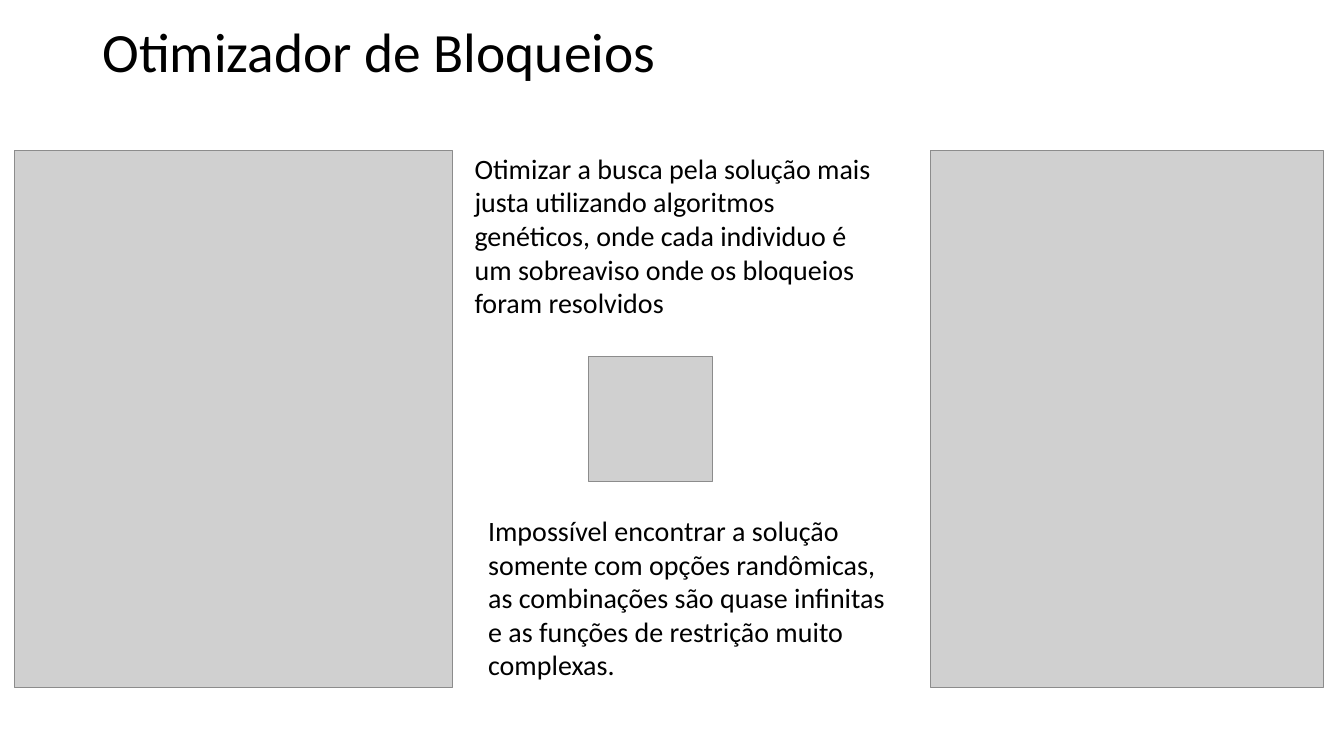
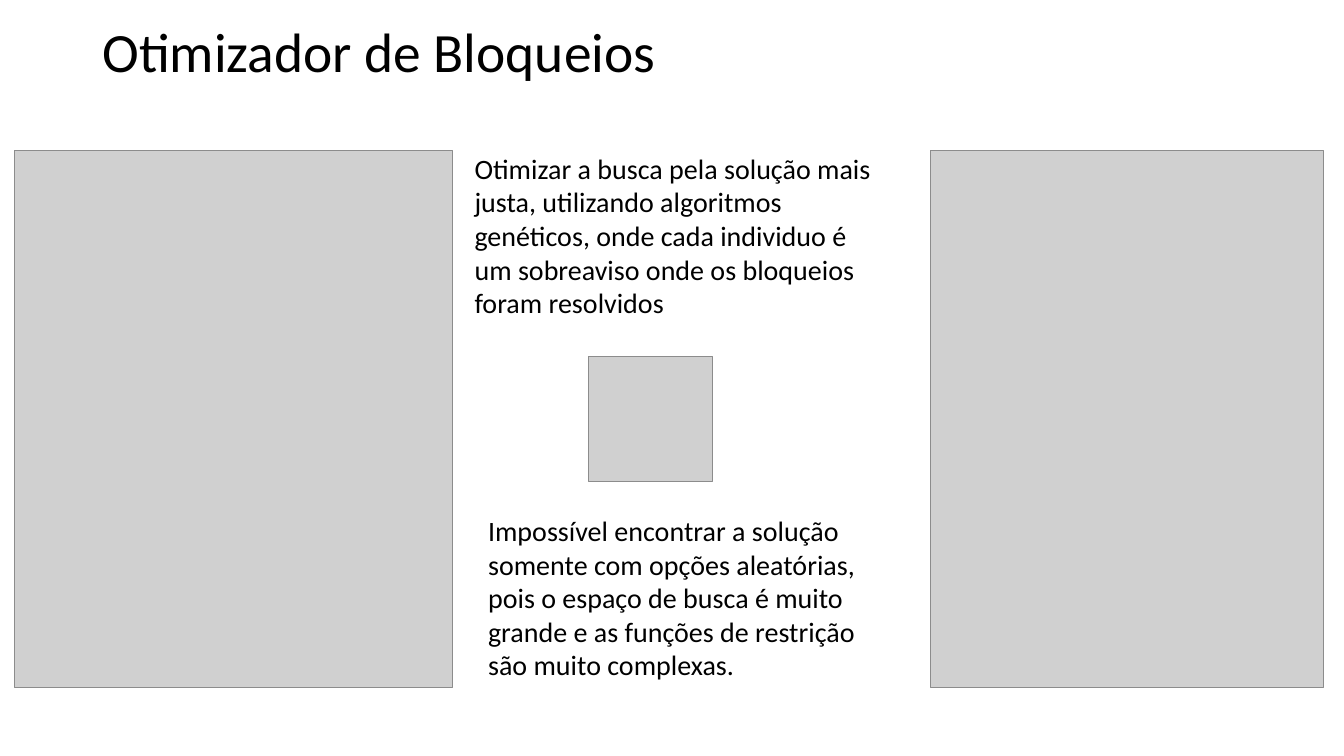
Before and after one commit to gdutramartins/bi-master-organizacao-planejamento, a slide deck: slide 8 of apresentacao/apresentacao-sobreaviso-ga.pptx. Drawn at 1344x756 pixels with LibreOffice and Linux fonts; fonts in the diff are those of the drawing; grey boxes stand for pictures. Boxes give left, top, right and bottom in pixels: in the first picture for what was removed or moved away, otherwise in the second. Text is boxed around its words. In the diff, an @@ line names an element or a change of style, - is before the commit and + after.

```diff
--- a/apresentacao/apresentacao-sobreaviso-ga.pptx
+++ b/apresentacao/apresentacao-sobreaviso-ga.pptx
@@ text at bbox=[475, 159, 870, 314]: text changed @@
-Otimizar a busca pela solução mais justa utilizando algoritmos genéticos, onde cada individuo é um sobreaviso onde os bloqueios foram resolvidos
+Otimizar a busca pela solução mais justa, utilizando algoritmos genéticos, onde cada individuo é um sobreaviso onde os bloqueios foram resolvidos
@@ text at bbox=[488, 521, 854, 680]: text changed @@
-Impossível encontrar a solução somente com opções randômicas, as combinações são quase infinitas e as funções de restrição muito complexas.
+Impossível encontrar a solução somente com opções aleatórias, pois o espaço de busca é muito grande e as funções de restrição são muito complexas.
```
Also in this commit, not shown: 7 other slides changed.
